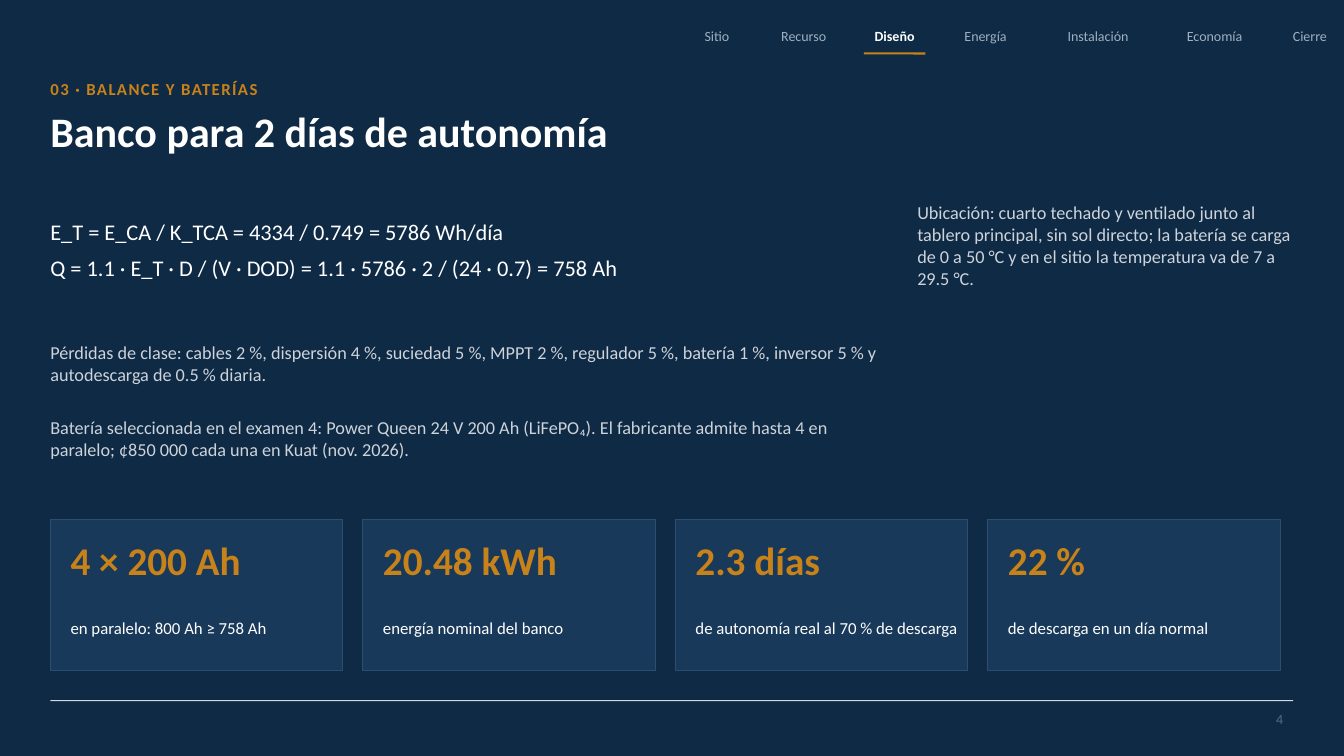
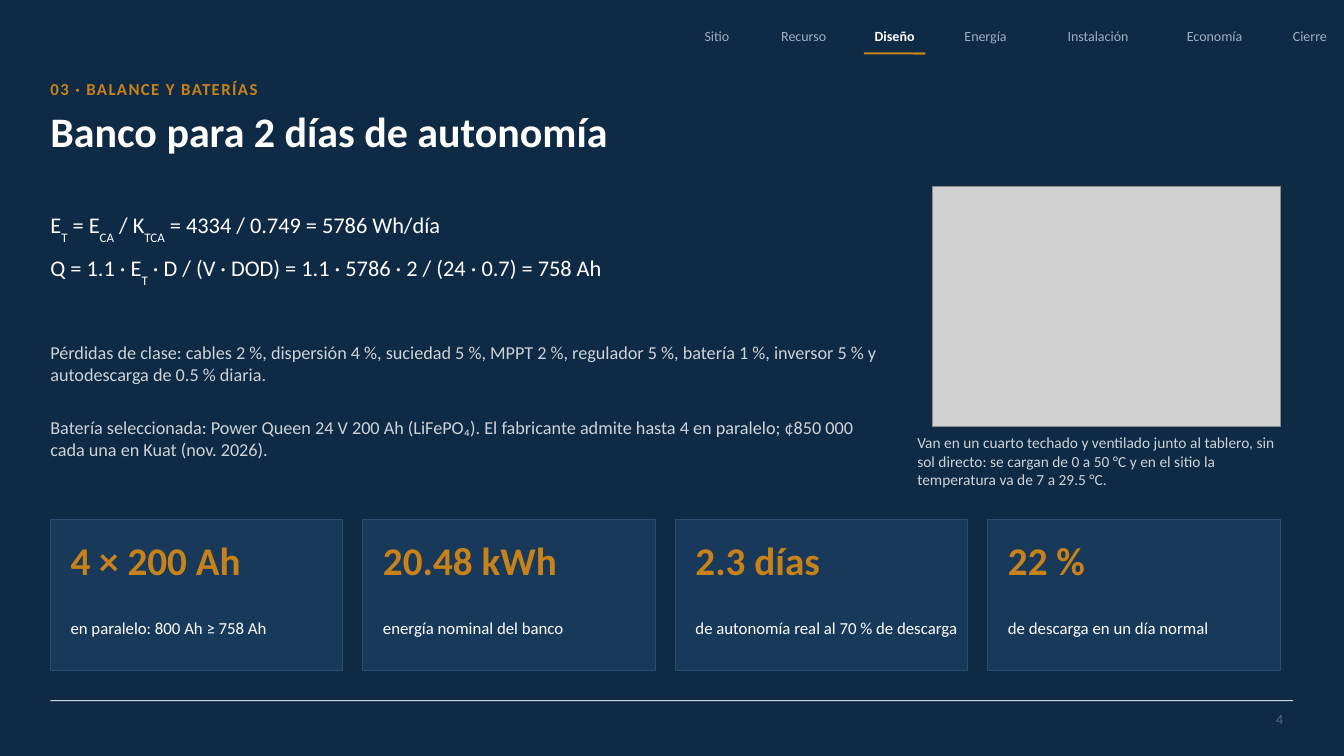
Before and after one commit to Jordis17/PROYECTO-2-FOTOVOLTAICOS, a slide deck: slide 4 of informe/presentacion/Sistema_FV_aislado_Abner_Lopez.pptx. Drawn at 1344x756 pixels with LibreOffice and Linux fonts; fonts in the diff are those of the drawing; grey boxes stand for pictures. Boxes give left, top, right and bottom in pixels: in the first picture for what was removed or moved away, otherwise in the second. Text is boxed around its words. In the diff, an @@ line names an element or a change of style, - is before the commit and + after.

```diff
--- a/informe/presentacion/Sistema_FV_aislado_Abner_Lopez.pptx
+++ b/informe/presentacion/Sistema_FV_aislado_Abner_Lopez.pptx
@@ picture added at bbox=[933, 187, 1280, 426] @@
@@ text at bbox=[50, 217, 602, 279]: text changed @@
-E_T = E_CA / K_TCA = 4334 / 0.749 = 5786 Wh/día
-Q = 1.1 · E_T · D / (V · DOD) = 1.1 · 5786 · 2 / (24 · 0.7) = 758 Ah
+ET = ECA / KTCA = 4334 / 0.749 = 5786 Wh/día
+Q = 1.1 · ET · D / (V · DOD) = 1.1 · 5786 · 2 / (24 · 0.7) = 758 Ah
@@ text at bbox=[50, 421, 853, 459]: text changed @@
-Batería seleccionada en el examen 4: Power Queen 24 V 200 Ah (LiFePO₄). El fabricante admite hasta 4 en paralelo; ¢850 000 cada una en Kuat (nov. 2026).
+Batería seleccionada: Power Queen 24 V 200 Ah (LiFePO₄). El fabricante admite hasta 4 en paralelo; ¢850 000 cada una en Kuat (nov. 2026).
@@ text at bbox=[917, 437, 1275, 488]: text changed; size 13 to 11 pt @@
-Ubicación: cuarto techado y ventilado junto al tablero principal, sin sol directo; la batería se carga de 0 a 50 °C y en el sitio la temperatura va de 7 a 29.5 °C.
+Van en un cuarto techado y ventilado junto al tablero, sin sol directo: se cargan de 0 a 50 °C y en el sitio la temperatura va de 7 a 29.5 °C.
```
Also in this commit, not shown: 9 other slides changed, 16 other files.
